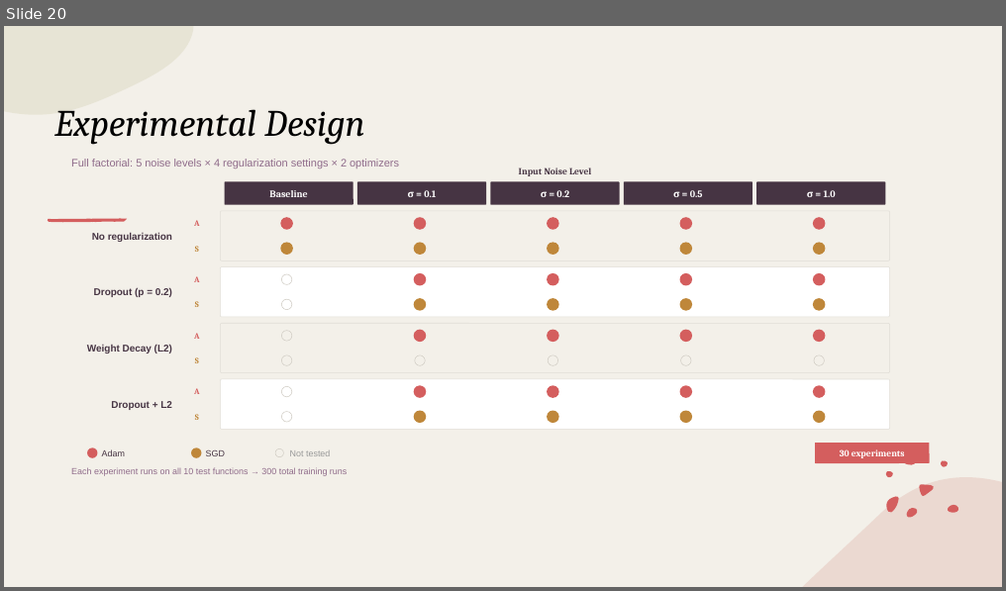
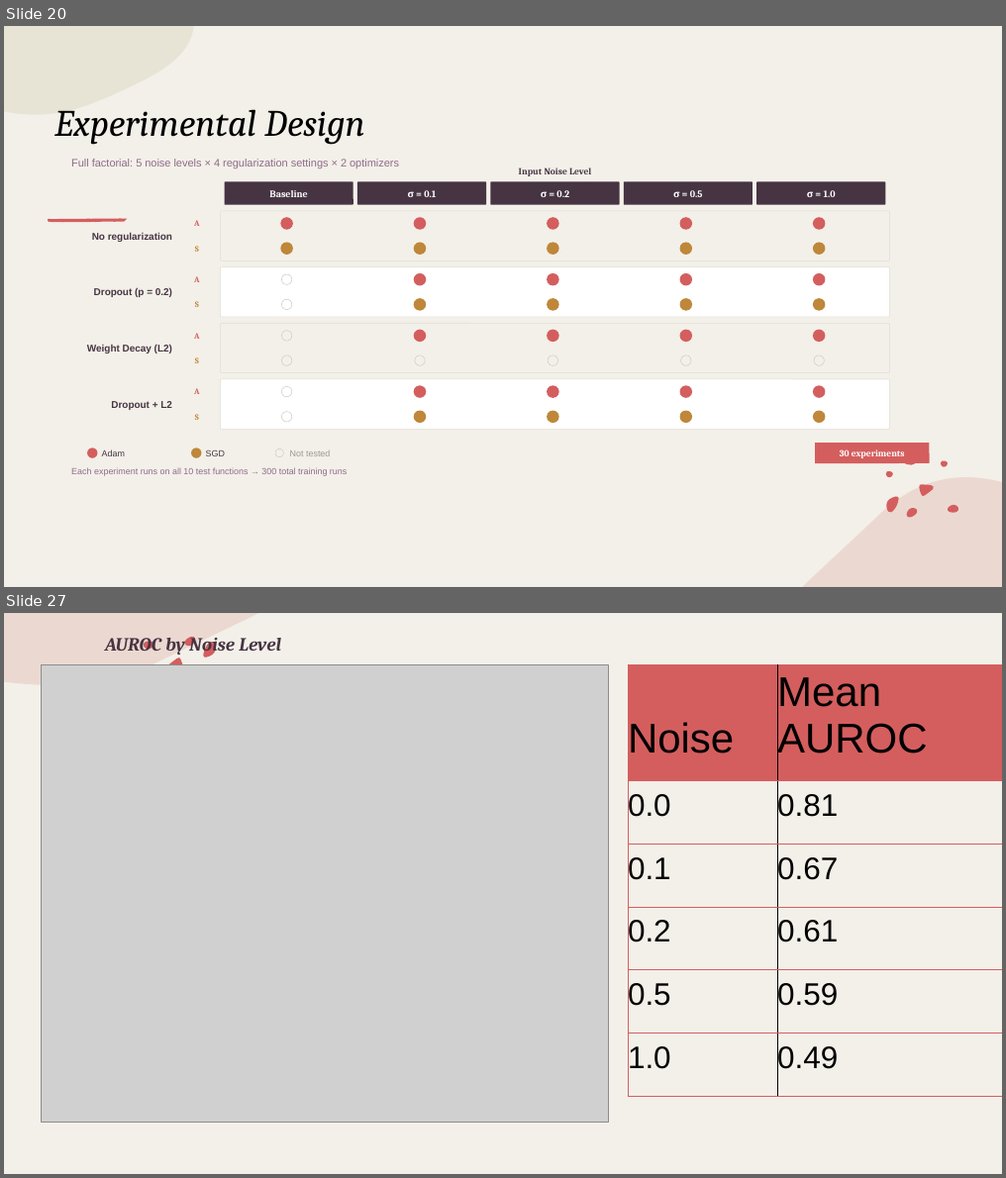
Before and after one commit to EdouarddDw/MLP-Interaction-Detection, a slide deck: mid term prezsention.pptx. Shown one above the other, each under a label of ours: slide 20 before the commit, slides 20 and 27 after it; the slides between them are not shown. The pictures are 1006x591 and 1006x1178 pixels, drawn with LibreOffice and Linux fonts; fonts in the diff are those of the drawing; grey boxes stand for pictures. Boxes give left, top, right and bottom in pixels: in the first picture for what was removed or moved away, otherwise in the second. Text is boxed around its words. In the diff, an @@ line names an element or a change of style, - is before the commit and + after.

```diff
--- a/mid term prezsention.pptx
+++ b/mid term prezsention.pptx
@@ slide 27 added at bbox=[4, 613, 1002, 1174], background #F3F0E9; not listed: 2 template elements that a slide beside it also shows @@
@@ freeform shape added at bbox=[4, 613, 193, 702], fill #DCD9C3 at 50% opacity @@
@@ rectangle added at bbox=[4, 613, 1002, 1174], fill #F3F0E9 @@
@@ freeform shape added at bbox=[4, 613, 260, 685], fill #E5C4BA at 50% opacity @@
@@ title added at bbox=[105, 637, 281, 657], 18 pt, text #463443, bold, italic @@
+AUROC by Noise Level
@@ picture added at bbox=[42, 664, 608, 1122] @@
@@ group added at bbox=[144, 636, 215, 669]: 4 freeform shapes @@
@@ table added at bbox=[628, 664, 1002, 1103], 6 rows, 2 columns @@
+Noise | Mean AUROC
+0.0 | 0.81
+0.1 | 0.67
+0.2 | 0.61
+0.5 | 0.59
+1.0 | 0.49
@@ freeform shape added at bbox=[803, 1064, 1002, 1174], fill #E5C4BA at 50% opacity @@
```
Also in this commit, not shown: 6 slides changed, 11 other slides added, 7 slides removed, 3 other files.
